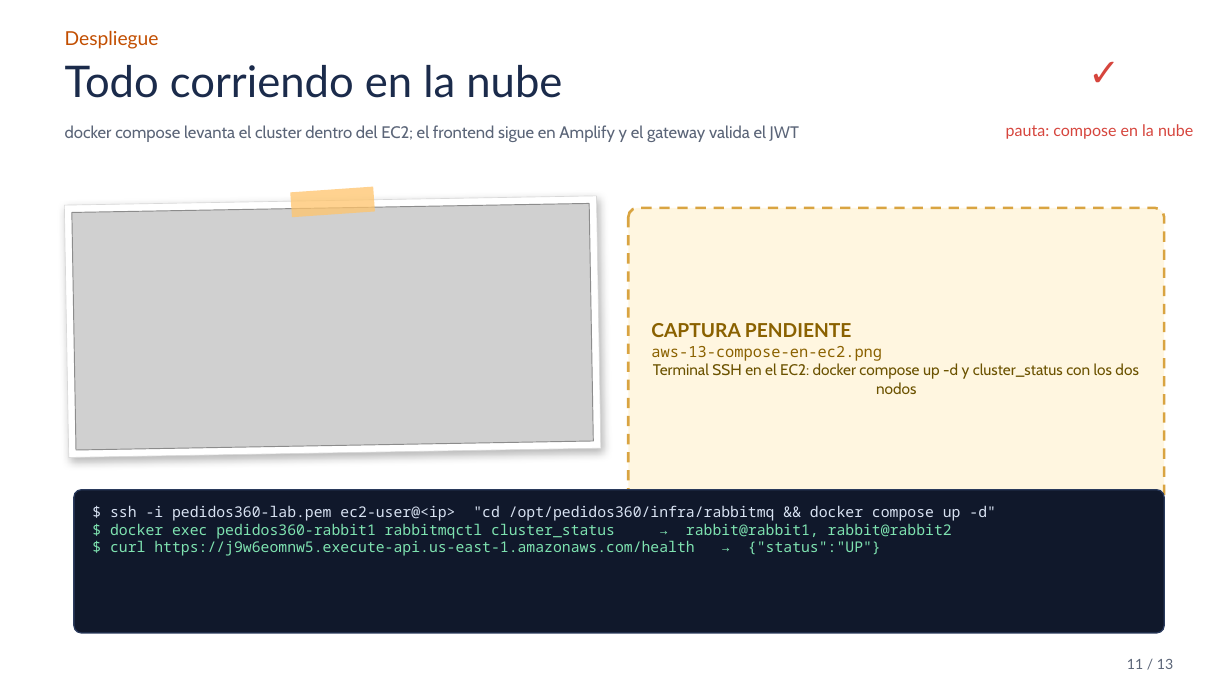
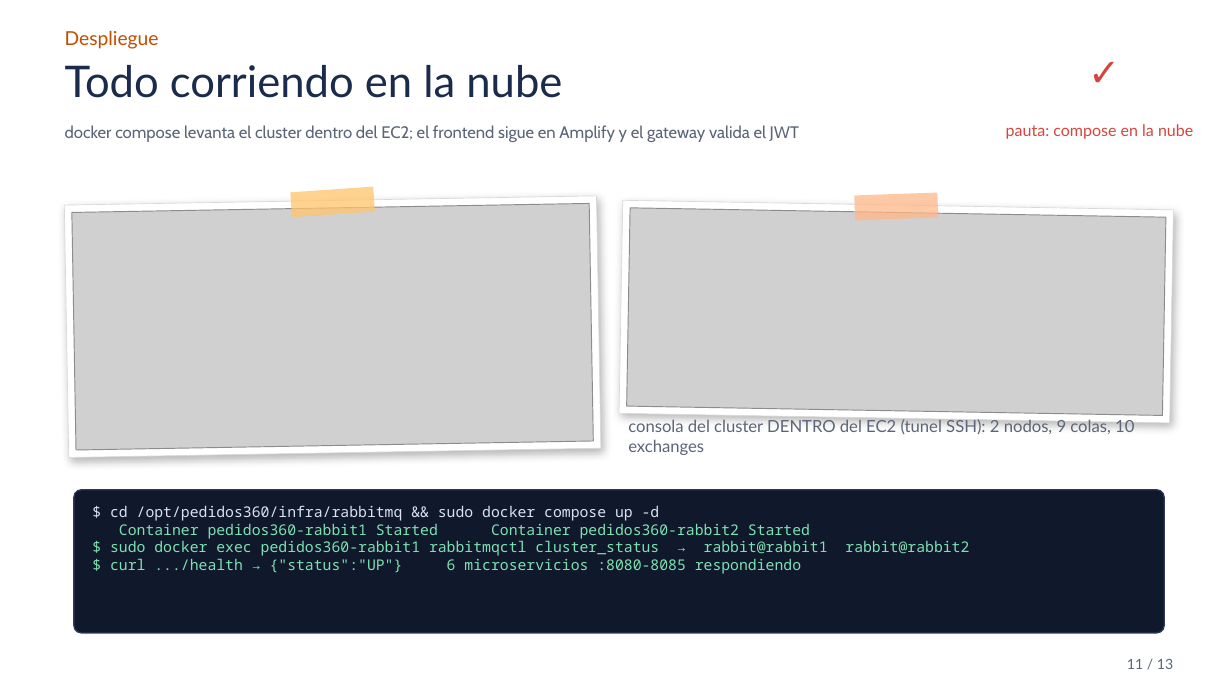
Before and after one commit to Zetita1/Pedidos360-backend, a slide deck: slide 11 of docs/Presentacion_Pedidos360_EP4.pptx. Drawn at 1232x693 pixels with LibreOffice and Linux fonts; fonts in the diff are those of the drawing; grey boxes stand for pictures; background and template pictures are left out. Boxes give left, top, right and bottom in pixels: in the first picture for what was removed or moved away, otherwise in the second. Text is boxed around its words. In the diff, an @@ line names an element or a change of style, - is before the commit and + after.

```diff
--- a/docs/Presentacion_Pedidos360_EP4.pptx
+++ b/docs/Presentacion_Pedidos360_EP4.pptx
@@ rectangle at (619,200,1174,423): rounded rectangle to rectangle; fill #FFF6E0 to #FFFFFF; outline #D9A441 2 pt dashed to #D9D9D9 0.5 pt; shadow on; rotation 0 to 1 degrees @@
@@ picture added at (627,208,1166,416) @@
@@ rectangle added at (855,193,939,220), fill #FFB787 at 75% opacity @@
@@ text removed at (651,323,1138,394) @@
-CAPTURA PENDIENTE
-aws-13-compose-en-ec2.png
-Terminal SSH en el EC2: docker compose up -d y cluster_status con los dos nodos
@@ text added at (628,419,1134,455), 13 pt, text #5B6578 @@
+consola del cluster DENTRO del EC2 (tunel SSH): 2 nodos, 9 colas, 10 exchanges
@@ text at (110,505,828,574): text changed @@
-$ ssh -i pedidos360-lab.pem ec2-user@<ip> "cd /opt/pedidos360/infra/rabbitmq && docker compose up -d"
-$ docker exec pedidos360-rabbit1 rabbitmqctl cluster_status → rabbit@rabbit1, rabbit@rabbit2
-$ curl https://j9w6eomnw5.execute-api.us-east-1.amazonaws.com/health → {"status":"UP"}
+$ cd /opt/pedidos360/infra/rabbitmq && sudo docker compose up -d
+Container pedidos360-rabbit1 Started Container pedidos360-rabbit2 Started
+$ sudo docker exec pedidos360-rabbit1 rabbitmqctl cluster_status → rabbit@rabbit1 rabbit@rabbit2
+$ curl .../health → {"status":"UP"} 6 microservicios :8080-8085 respondiendo
```
Also in this commit, not shown: 1 other slide changed, 3 other files.
